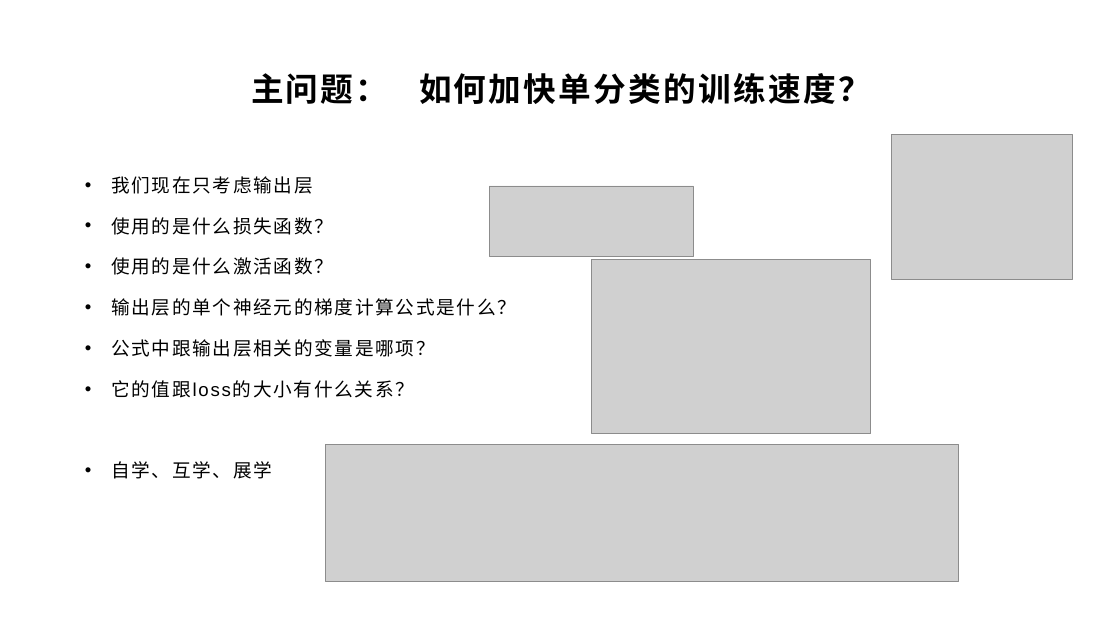
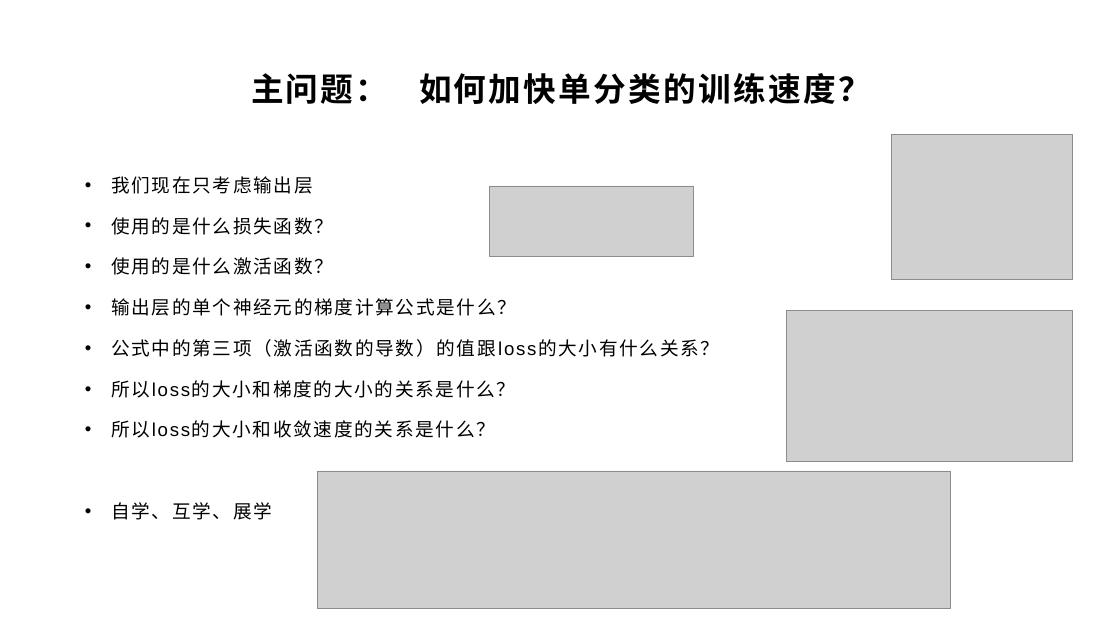
Before and after one commit to yyc-git/DeepLearningEdu, a slide deck: slide 8 of lessons/6_softmax/ppt/使用交叉熵损失函数和Softmax激活函数.pptx. Drawn at 1120x630 pixels with LibreOffice and Linux fonts; fonts in the diff are those of the drawing; grey boxes stand for pictures; background and template pictures are left out. Boxes give left, top, right and bottom in pixels: in the first picture for what was removed or moved away, otherwise in the second. Text is boxed around its words. In the diff, an @@ line names an element or a change of style, - is before the commit and + after.

```diff
--- a/lessons/6_softmax/ppt/使用交叉熵损失函数和Softmax激活函数.pptx
+++ b/lessons/6_softmax/ppt/使用交叉熵损失函数和Softmax激活函数.pptx
@@ picture removed at (592,260,871,434) @@
@@ picture added at (786,310,1073,462) @@
@@ text at (111,339,719,438): text changed @@
-• 公式中跟输出层相关的变量是哪项？
-• 它的值跟loss的大小有什么关系？
+• 公式中的第三项（激活函数的导数）的值跟loss的大小有什么关系？
+• 所以loss的大小和梯度的大小的关系是什么？
+• 所以loss的大小和收敛速度的关系是什么？
@@ picture: place and size @@
-picture at (325,444,959,582)
+picture at (318,471,951,609)
```
Also in this commit, not shown: 7 other slides changed, 27 other files.
